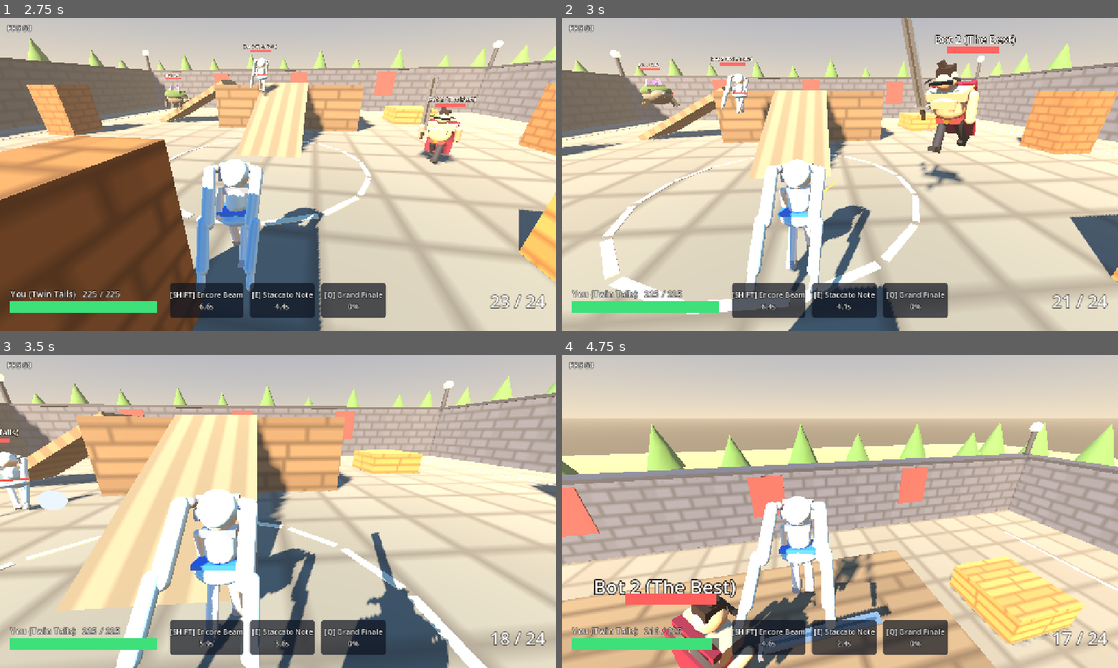
Above: before the commit, frames 1-4 (two rows, left to right).
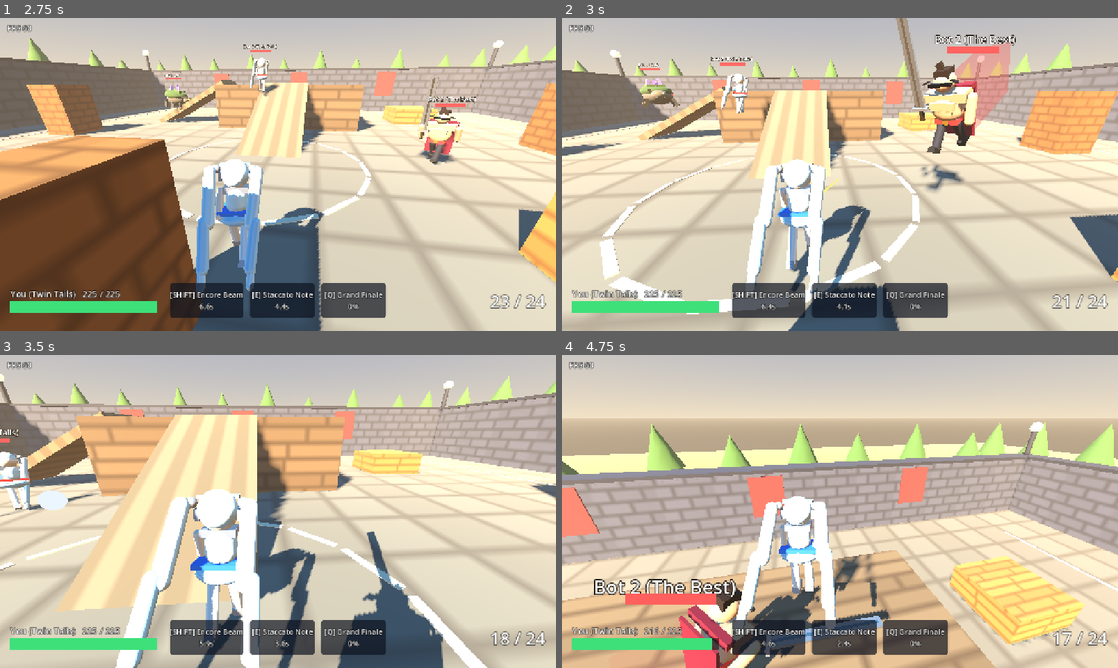
Above: after the commit, the same moments.

Repository: AvocadoFlour/arena
Game: Godot game, scene res://src/main.tscn
The game is run twice, just before and just after one commit, with the same random seed, the same clock (stepped at 60 frames per second) and the same inputs.
Inputs (mouse positions are in pixels of both pictures, inside the frame that each line leads up to):
- Up to frame 1 (2.75 s): click "Play" at 0.5 s; tap Enter at 1.25 s; move the mouse to (305, 174) at 1.27 s; hold W (move_forward) from 1.28 s (still down); tap Shift (ability1) at 1.35 s; click (305, 174) at 1.42 s; tap Space (jump) at 1.52, 2.27 s; move the mouse to (250, 174) at 2.02 s; tap E (ability2) at 2.1 s
- Up to frame 2 (3 s): keep holding W (move_forward); move the mouse to (851, 168) at 2.77 s; press the mouse at (851, 168) at 2.78 s
- Up to frame 3 (3.5 s): keep holding W (move_forward)
- Up to frame 4 (4.75 s): keep holding W (move_forward); move the mouse to (834, 517) at 3.52 s; release the mouse at (834, 517) at 3.53 s; tap Tab (scoreboard) at 3.6 s; click (834, 517) at 3.67 s; tap Space (jump) at 3.77, 4.52 s; move the mouse to (878, 514) at 4.27 s; tap Q (ultimate) at 4.35 s

Frame 1 is identical in both runs. In frame 2, 2.8% of the frame differs, in the area x 60-81%, y 0-56%; in frame 3, 0.9%; in frame 4, 2.6%.

Commit message:
heroes r5: finisher overhead-slam anim from replicated combo_step; dash lean + streak from replicated dash_time; puppet tests

Diff:
--- a/src/heroes/hero.gd
+++ b/src/heroes/hero.gd
@@ -51,6 +51,9 @@
 var _anim_shots := 0                 ## shots seen (parity alternates the sword swing side)
 var _anim_cds: Dictionary = {}       ## slot -> last seen cooldown.remaining
 var _anim_cast := 0.0                ## 1 right after an ability/ult was used -> 0
+var _anim_finisher := false          ## current swing is the combo finisher (from replicated combo_step)
+var _anim_dash := 0.0                ## 0..1 dash visual weight (from replicated dash_time)
+var _streak: MeshInstance3D          ## dash streak (client-side visual)
 var _team_mats: Array = []
 
 static func from_def(path: String) -> Hero:
@@ -162,12 +165,13 @@
     # body: idle breathing bob, run bounce, lean into motion, tilt when dashing
     var bob := sin(_anim_t * 2.2) * 0.025 + (absf(sin(stride)) * 0.06 * run if grounded else 0.0)
     _vis.position.y = lerpf(_vis.position.y, bob, minf(1.0, dt * 20.0))
-    var lean_x := -fwd * 0.16 - (0.25 if dash_time > 0.0 else 0.0)
+    _track_attack_state(dt)
+    _update_streak()
+    var lean_x := -fwd * 0.16 - 0.3 * _anim_dash - (0.2 * sin(_anim_atk * PI) if _anim_finisher else 0.0)
     var lean_z := side * 0.12
     _vis.rotation.x = lerpf(_vis.rotation.x, lean_x, minf(1.0, dt * 10.0))
     _vis.rotation.z = lerpf(_vis.rotation.z, lean_z, minf(1.0, dt * 10.0))
     # attack: 1 right after a shot/swing -> 0 when the next is allowed
-    _track_attack_state(dt)
     var atk := _anim_atk
     var melee := String(def.get("primary", {}).get("type", "hitscan")) == "melee"
     var combo_side := 1.0 if _anim_shots % 2 == 1 else -1.0
@@ -185,8 +189,12 @@
             "weapon":
                 if melee:
                     var sw := sin(atk * PI)   # 0 -> 1 -> 0 over the swing
-                    r.x = base.x - sw * 1.4 + (atk - 0.5) * 0.4 * sw
-                    r.y = base.y + sw * 0.9 * combo_side
+                    if _anim_finisher:   # overhead two-handed slam, no side sweep
+                        r.x = base.x - sw * 2.3
+                        r.z = base.z + sw * 0.25
+                    else:
+                        r.x = base.x - sw * 1.4 + (atk - 0.5) * 0.4 * sw
+                        r.y = base.y + sw * 0.9 * combo_side
                 else:
                     r.x = base.x + atk * 0.18 + reload_droop   # recoil kick; dips while reloading
             "leg_l":
@@ -209,6 +217,7 @@
         if _anim_ammo >= 0 and a < _anim_ammo:
             _anim_shots += _anim_ammo - a
             _anim_atk = 1.0
+            _anim_finisher = is_finisher_step(combo_step)
         _anim_ammo = a
         var dur := maxf(minf(weapon.fire_interval, 0.5), 0.1)
         _anim_atk = maxf(0.0, _anim_atk - dt / dur)
@@ -218,6 +227,41 @@
             _anim_cast = 1.0
         _anim_cds[slot] = rem
     _anim_cast = maxf(0.0, _anim_cast - dt / 0.35)
+    var target := 1.0 if dash_time > 0.0 else 0.0
+    _anim_dash = move_toward(_anim_dash, target, dt / (0.05 if target > 0.0 else 0.2))
+
+## True if the swing that left `step` (post-increment combo_step, as replicated) was the melee finisher.
+func is_finisher_step(step: int) -> bool:
+    var p: Dictionary = def.get("primary", {})
+    if String(p.get("type", "")) != "melee":
+        return false
+    var n: int = p.get("combo", [1.0]).size()
+    return n > 1 and step > 0 and step % n == 0
+
+func _update_streak() -> void:
+    if _anim_dash <= 0.01:
+        if _streak:
+            _streak.visible = false
+        return
+    if _streak == null:
+        _streak = MeshInstance3D.new()
+        _streak.name = "DashStreak"
+        var bm := BoxMesh.new()
+        bm.size = Vector3(0.7, 1.3, 1.0)
+        _streak.mesh = bm
+        var m := StandardMaterial3D.new()
+        m.shading_mode = BaseMaterial3D.SHADING_MODE_UNSHADED
+        m.transparency = BaseMaterial3D.TRANSPARENCY_ALPHA
+        m.albedo_color = Color(1, 1, 1, 0.3)
+        _streak.material_override = m
+        _streak.cast_shadow = GeometryInstance3D.SHADOW_CASTING_SETTING_OFF
+        _vis.add_child(_streak)
+    _streak.visible = true
+    var len := 0.4 + 1.6 * _anim_dash
+    _streak.scale = Vector3(1, 1, len)
+    _streak.position = Vector3(0, 0.95, 0.35 + len * 0.5)   # trails behind the hero (+z is back)
+    var c: Color = TEAM_COLORS[team % TEAM_COLORS.size()]
+    (_streak.material_override as StandardMaterial3D).albedo_color = Color(c.r, c.g, c.b, 0.35 * _anim_dash)
 
 func set_team(t: int) -> void:
     team = t
--- a/tests/heroes_test_defs.gd
+++ b/tests/heroes_test_defs.gd
@@ -235,3 +235,67 @@
     h._process(0.02)
     check(h._anim_cast > 0.5, "cast flourish from cooldown jump")
     h.free()
+
+## Snapshot fields only (Net._apply_state): ammo, combo_step, dash_time.
+func _swing_puppet(h: Hero, step: int) -> void:
+    h.combo_step = step
+    h.weapon.ammo -= 1
+    h._process(0.1)
+
+func test_puppet_finisher_from_replicated_combo_step() -> void:
+    var h := _puppet("the_best")
+    var w := _weapon_node(h)
+    var rest := w.rotation
+    _swing_puppet(h, 1)
+    check(not h._anim_finisher, "hit 1 is not the finisher")
+    var normal := w.rotation
+    check(absf(normal.y - rest.y) > 0.3, "normal swing sweeps sideways")
+    for i in 60:
+        h._process(1.0 / 60.0)
+    _swing_puppet(h, 2)
+    check(not h._anim_finisher, "hit 2 is not the finisher")
+    for i in 60:
+        h._process(1.0 / 60.0)
+    _swing_puppet(h, 3)
+    check(h._anim_finisher, "hit 3 (combo_step 3) is the finisher")
+    check(w.rotation.x < normal.x - 0.3, "finisher swings bigger overhead (%.2f vs %.2f)" % [w.rotation.x, normal.x])
+    check(absf(w.rotation.y - rest.y) < 0.01, "finisher has no side sweep")
+    for i in 60:
+        h._process(1.0 / 60.0)
+    _swing_puppet(h, 4)   # combo continues past 3 -> hit 1 of next cycle
+    check(not h._anim_finisher, "step 4 is not a finisher")
+    _swing_puppet(h, 6)
+    check(h._anim_finisher, "step 6 is a finisher")
+    h.free()
+
+func test_finisher_matches_damage_finisher() -> void:
+    # The visual rule must agree with melee_swing's damage rule for every step.
+    var h := Hero.from_def("res://src/heroes/the_best.json")
+    var n: int = h.def.primary.combo.size()
+    for pre in 9:
+        var dmg_final := pre % n == n - 1
+        check(h.is_finisher_step(pre + 1) == dmg_final, "step %d" % (pre + 1))
+    var g := Hero.from_def("res://src/heroes/cob.json")
+    check(not g.is_finisher_step(3), "guns have no finisher")
+    h.free()
+    g.free()
+
+func test_puppet_dash_visuals_from_replicated_dash_time() -> void:
+    for id in ["the_best", "twin_tails", "cob"]:
+        var h := _puppet(id)
+        for i in 10:
+            h._process(1.0 / 60.0)
+        var lean0 := h._vis.rotation.x
+        check(h._streak == null or not h._streak.visible, id + ": no streak at rest")
+        h.dash_time = 0.16          # snapshot: dashing
+        for i in 6:
+            h._process(1.0 / 60.0)
+        check(h._streak != null and h._streak.visible, id + ": streak while dashing")
+        check(h._vis.rotation.x < lean0 - 0.1, id + ": dash lean")
+        check(h._streak.get_parent() == h._vis, id + ": streak is visual-only")
+        h.dash_time = 0.0           # snapshot: dash over
+        for i in 30:
+            h._process(1.0 / 60.0)
+        check(not h._streak.visible, id + ": streak fades out")
+        check(h.velocity == Vector3.ZERO and h.position == Vector3.ZERO, id + ": no gameplay state touched")
+        h.free()
Not shown, changed: docs/requests/heroes.md
